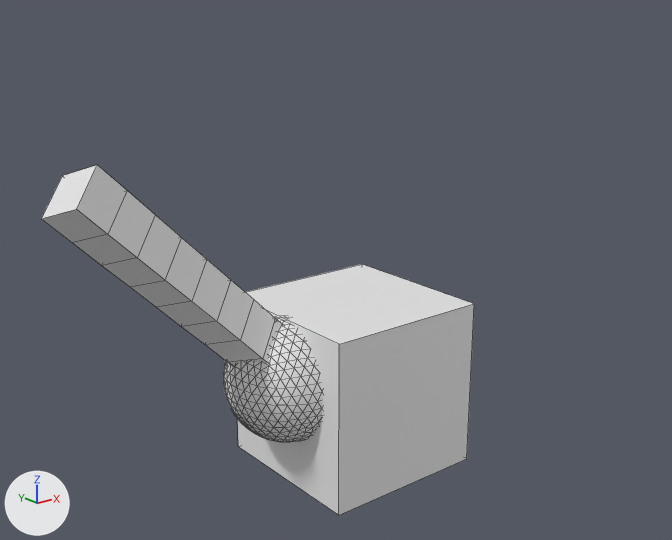
Two versions of the Blender file spiderAnimation.blend, one commit apart.
Camera for both pictures: a 50 mm lens placed at (-6.59, -7.93, 5.89), pointed at (-0.17, 0.09, 2.69). Lighting does not change. The marker at lower left points along +X, +Y and +Z. Mesh edges are drawn as thin lines.
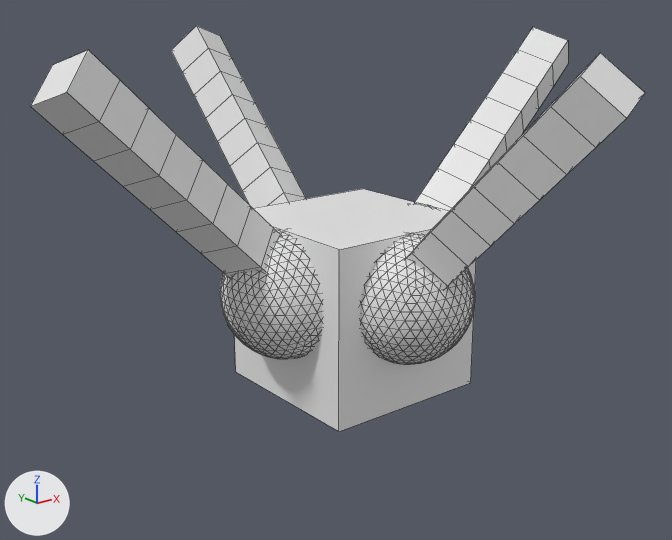
What the commit changed:
Object 'Cube' (ob_cube) moves from (0.0, 0.0, 1.32) to (0.0, 0.0, 2.32).
Object 'Icosphere.003' (ob_icosphere_003) is new; it shows a copy of the mesh of ob_icosphere.
Its parent is ob_cube.
Its matrix parent inverse is Matrix(((1.0, 0.0, 0.0, 0.000334), (0.0, 1.0, 0.0, -0.0018), (0.0, 0.0, 1.0, -1.413), (0.0, 0.0, 0.0, 1.0))).
Its location is (-0.000333, -0.945, 1.679).
Its rotation in degrees is (0, 0, -270).
Its scale is (0.72, 0.72, 0.72).
Object 'Icosphere.002' (ob_icosphere_002) is new; it shows a copy of the mesh of ob_icosphere.
Its parent is ob_cube.
Its matrix parent inverse is Matrix(((1.0, 0.0, 0.0, 0.000334), (0.0, 1.0, 0.0, -0.0018), (0.0, 0.0, 1.0, -1.413), (0.0, 0.0, 0.0, 1.0))).
Its location is (0.946, 0.0018, 1.679).
Its rotation in degrees is (0, 0, -180).
Its scale is (0.72, 0.72, 0.72).
Object 'Leg.003' (ob_leg_003) is new; it shows a copy of the mesh of ob_leg.
Its parent is ob_cube.
Its matrix parent inverse is Matrix(((1.0, 0.0, 0.0, 0.000334), (0.0, 1.0, 0.0, -0.0018), (0.0, 0.0, 1.0, -1.413), (0.0, 0.0, 0.0, 1.0))).
Its location is (0.00145, -0.867, 1.705).
Its rotation in degrees is (-137, -21, -123).
It gains a SKIN modifier named 'Skin'.
Object 'Leg.002' (ob_leg_002) is new; it shows a copy of the mesh of ob_leg.
Its parent is ob_cube.
Its matrix parent inverse is Matrix(((1.0, 0.0, 0.0, 0.000334), (0.0, 1.0, 0.0, -0.0018), (0.0, 0.0, 1.0, -1.413), (0.0, 0.0, 0.0, 1.0))).
Its location is (0.868, 0.00358, 1.705).
Its rotation in degrees is (-137, -21, -33).
It gains a SKIN modifier named 'Skin'.
Object 'Leg.001' (ob_leg_001) is new; it shows a copy of the mesh of ob_leg.
Its parent is ob_cube.
Its matrix parent inverse is Matrix(((1.0, 0.0, 0.0, 0.000334), (0.0, 1.0, 0.0, -0.0018), (0.0, 0.0, 1.0, -1.413), (0.0, 0.0, 0.0, 1.0))).
Its location is (-0.00211, 0.87, 1.705).
Its rotation in degrees is (-137, -21, 57).
It gains a SKIN modifier named 'Skin'.

Boxes (x1, y1, x2, y2) around the edits, measured in the pictures (672 x 540 px):
'Cube', moved: before (237, 264, 474, 515); after (235, 189, 476, 431)
'Leg', moved: before (41, 165, 283, 366); after (30, 50, 281, 277)
'Leg.003', added: after (405, 53, 645, 290)
'Icosphere', moved: before (223, 317, 322, 442); after (220, 230, 322, 359)
'Icosphere.003', added: after (360, 234, 475, 364)
'Leg.001', added: after (171, 26, 306, 208)
'Leg.002', added: after (415, 27, 568, 211)
